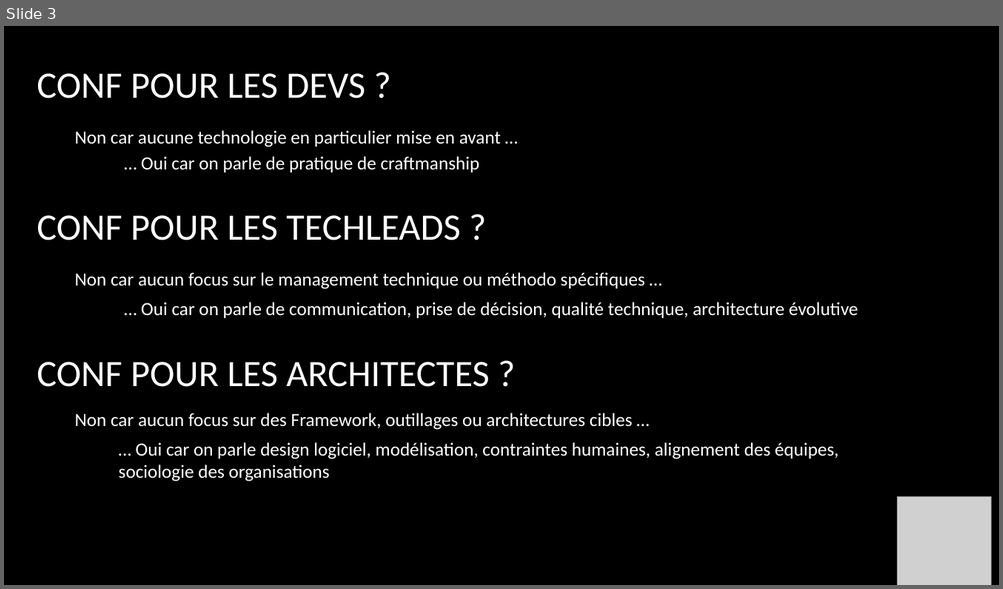
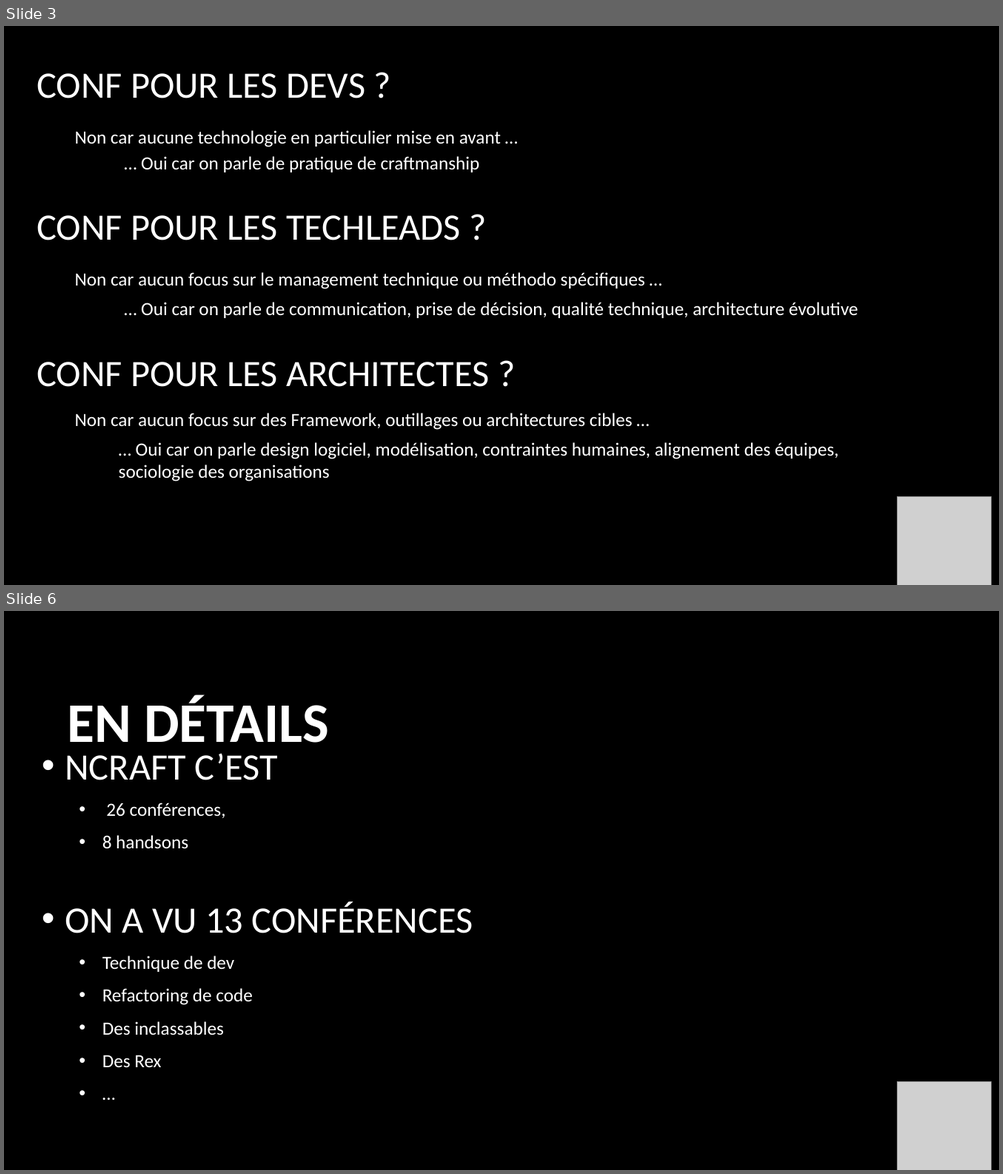
Before and after one commit to b16d/Article, a slide deck: Newcraft2025.pptx. Shown one above the other, each under a label of ours: slide 3 before the commit, slides 3 and 6 after it; the slides between them are not shown. The pictures are 1003x589 and 1003x1174 pixels, drawn with LibreOffice and Linux fonts; fonts in the diff are those of the drawing; grey boxes stand for pictures; background and template pictures are left out. Boxes give left, top, right and bottom in pixels: in the first picture for what was removed or moved away, otherwise in the second. Text is boxed around its words. In the diff, an @@ line names an element or a change of style, - is before the commit and + after.

```diff
--- a/Newcraft2025.pptx
+++ b/Newcraft2025.pptx
@@ slide 6 added at box(4, 611, 999, 1170), background picture (left out) @@
@@ title added at box(68, 696, 328, 755), 54 pt, text #FFFFFF, bold @@
+EN DÉTAILS
@@ text added at box(65, 753, 473, 1068), 18 pt, text #FFFFFF @@
+• NCRAFT C’EST
+  • 26 conférences,
+  • 8 handsons
+• ON A VU 13 CONFÉRENCES
+  • Technique de dev
+  • Refactoring de code
+  • Des inclassables
+  • Des Rex
+  • …
@@ picture added at box(897, 1082, 990, 1170) @@
```
Also in this commit, not shown: 1 slide changed, 6 other slides added.
